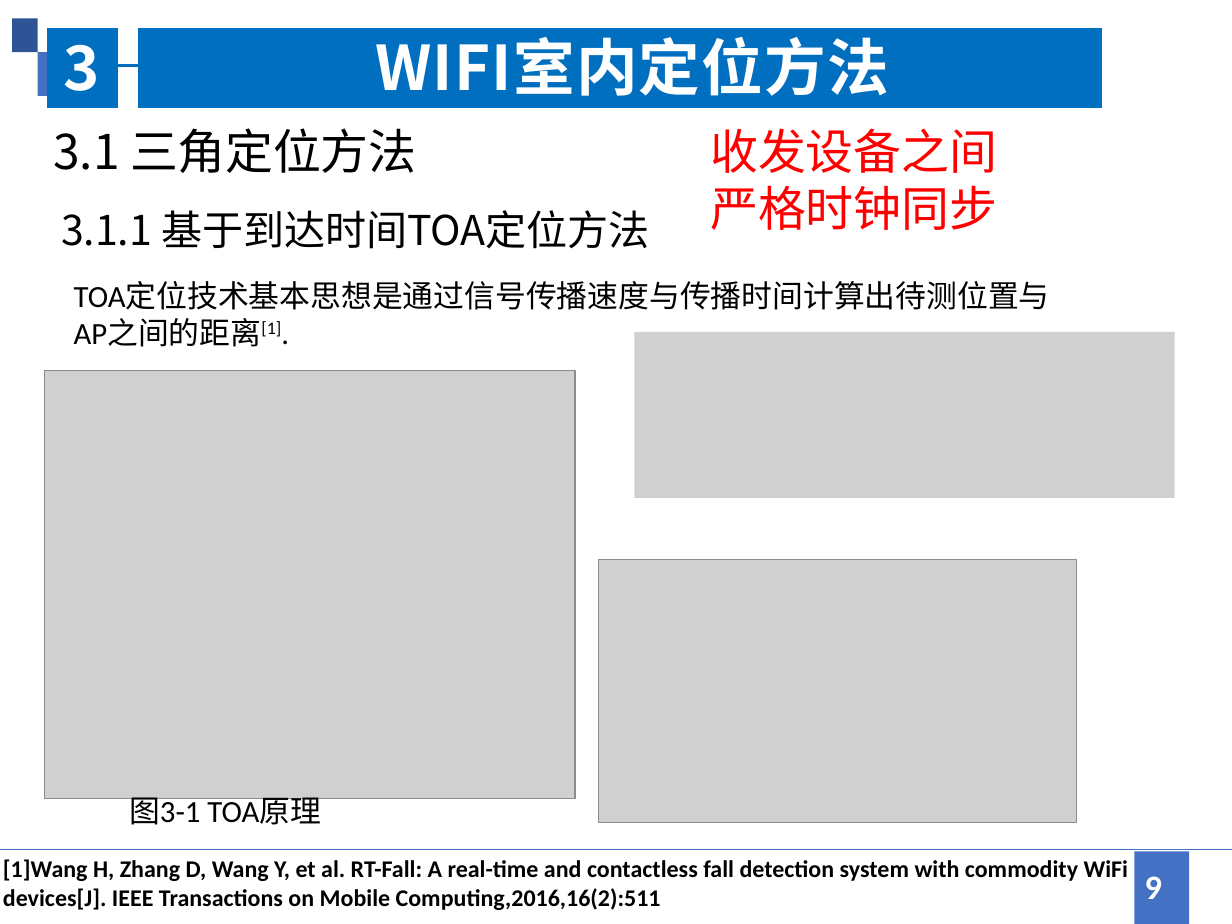
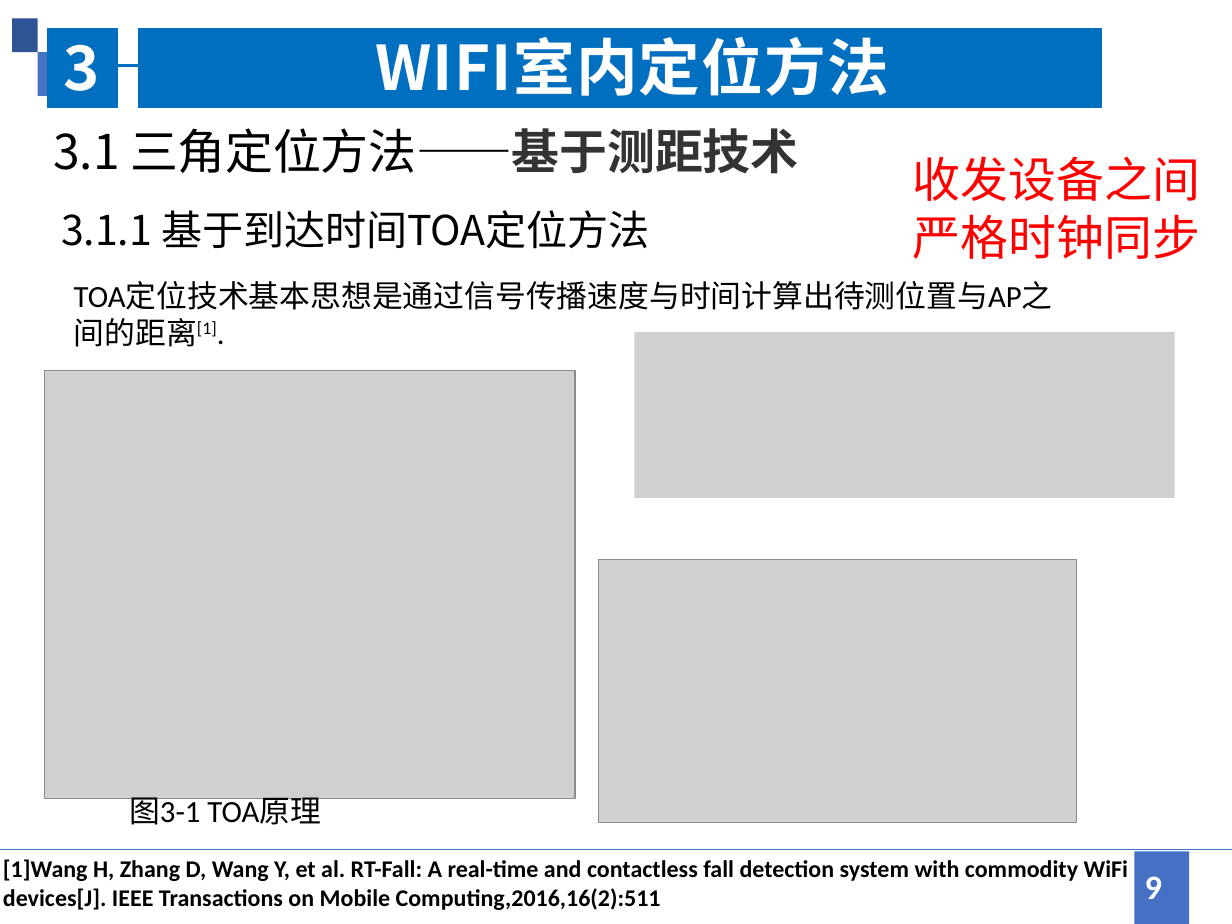
Before and after one commit to jingwei1205/MyCourse, a slide deck: slide 9 of 卫星定位/WIFI室内定位方法综述.pptx. Drawn at 1232x924 pixels with LibreOffice and Linux fonts; fonts in the diff are those of the drawing; grey boxes stand for pictures. Boxes give left, top, right and bottom in pixels: in the first picture for what was removed or moved away, otherwise in the second. Text is boxed around its words. In the diff, an @@ line names an element or a change of style, - is before the commit and + after.

```diff
--- a/卫星定位/WIFI室内定位方法综述.pptx
+++ b/卫星定位/WIFI室内定位方法综述.pptx
@@ text at (53, 128, 798, 174): text changed @@
-3.1 三角定位方法
+3.1 三角定位方法——基于测距技术
@@ text "收发设备之间": place and size @@
-text "收发设备之间" at (710, 128, 997, 230)
+text "收发设备之间" at (913, 156, 1200, 259)
@@ text at (197, 321, 217, 337): text changed @@
-TOA定位技术基本思想是通过信号传播速度与传播时间计算出待测位置与AP之间的距离[1].
+TOA定位技术基本思想是通过信号传播速度与时间计算出待测位置与AP之间的距离[1].
```
Also in this commit, not shown: 2 other slides changed, 3 slides added.
